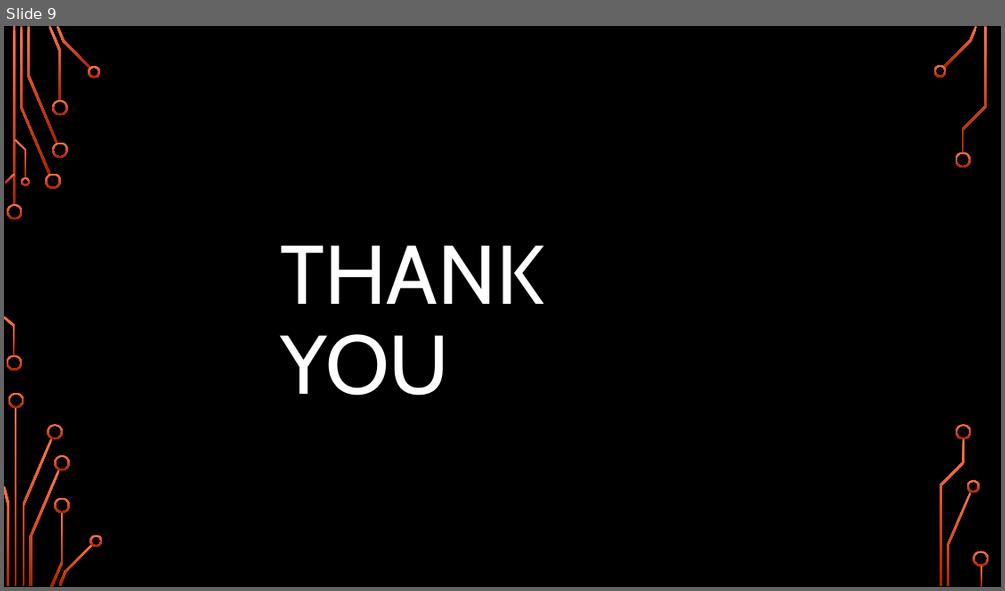
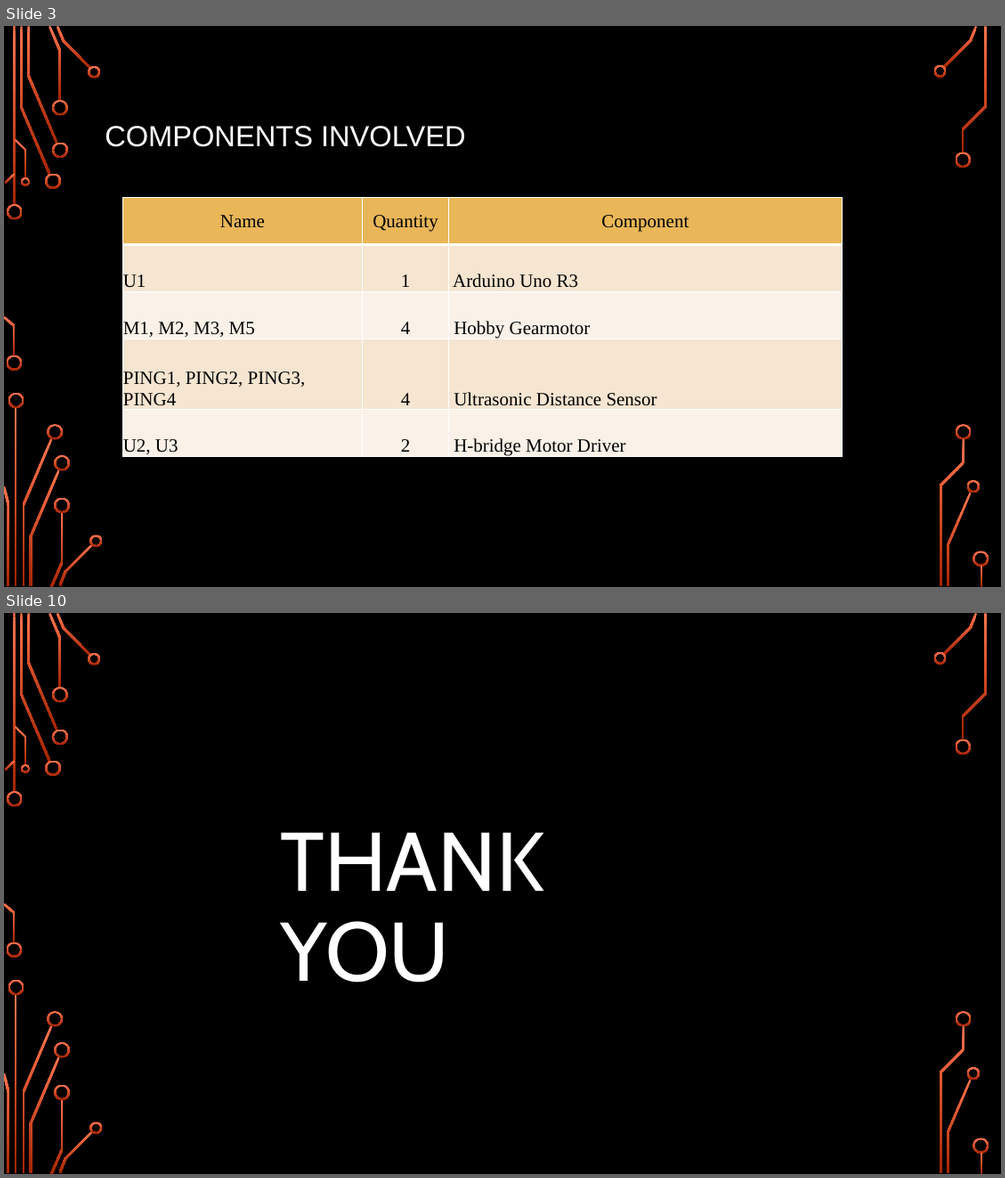
Before and after one commit to ChethanPutran/Obstacle-Avoiding-Robot, a slide deck: Obstacle Avoiding Robot.pptx. Shown one above the other, each under a label of ours: slide 9 before the commit, slides 3 and 10 after it; the slides between them are not shown. The pictures are 1005x591 and 1005x1178 pixels, drawn with LibreOffice and Linux fonts; fonts in the diff are those of the drawing; background and template pictures are left out. Boxes give left, top, right and bottom in pixels: in the first picture for what was removed or moved away, otherwise in the second. Text is boxed around its words. In the diff, an @@ line names an element or a change of style, - is before the commit and + after.

```diff
--- a/Obstacle Avoiding Robot.pptx
+++ b/Obstacle Avoiding Robot.pptx
@@ slide 3 added at (4, 26, 1001, 587), background picture (left out); not listed: 36 template elements that a slide beside it also shows @@
@@ title added at (105, 126, 466, 147), 28 pt, text #FFFFFF @@
+COMPONENTS INVOLVED
@@ table added at (123, 197, 842, 459), 5 rows, 3 columns @@
+Name | Quantity | Component
+U1 | 1 | Arduino Uno R3
+M1, M2, M3, M5 | 4 | Hobby Gearmotor
+PING1, PING2, PING3, PING4 | 4 | Ultrasonic Distance Sensor
+U2, U3 | 2 | H-bridge Motor Driver
@@ what was slide 9 is now slide 10 @@
```
Also in this commit, not shown: 7 slides changed, 1 other slide added, 1 slide removed, 35 other files.
